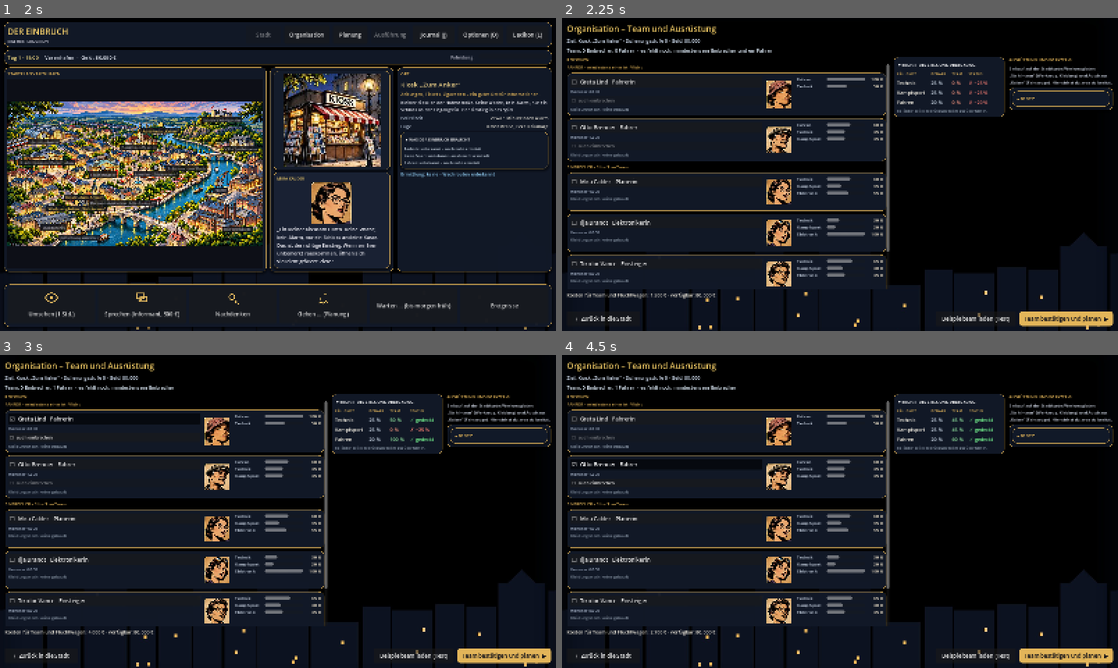
Above: before the commit, frames 1-4 (two rows, left to right).
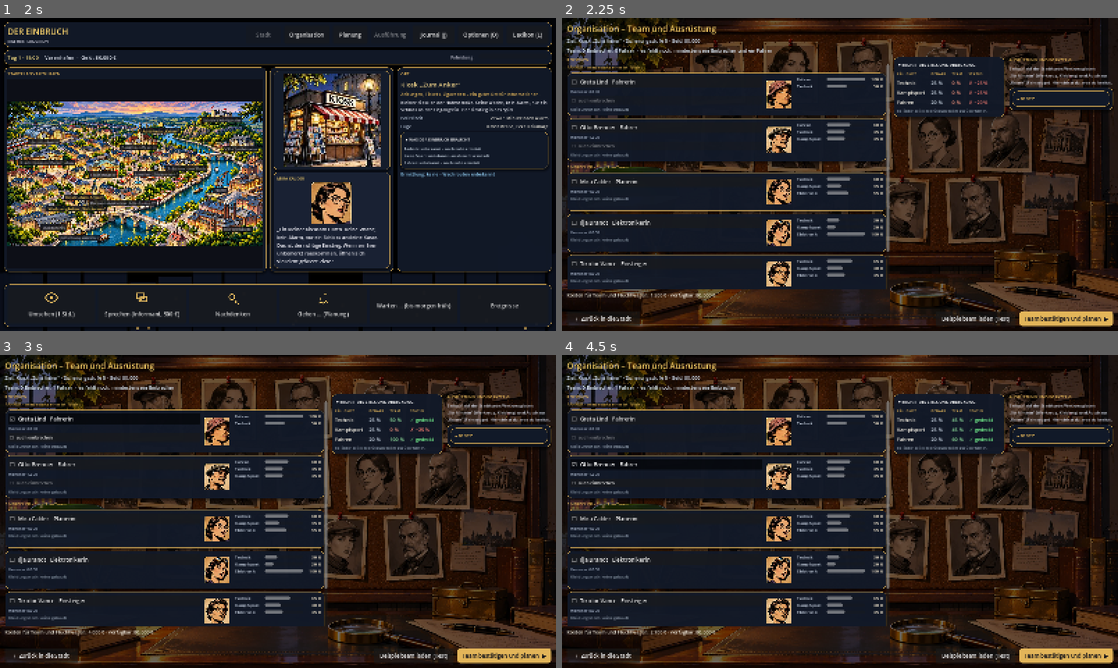
Above: after the commit, the same moments.

Repository: Martin1971-cloud/einbruch
Game: Godot game, scene res://scenes/main.tscn
The game is run twice, just before and just after one commit, with the same random seed, the same clock (stepped at 60 frames per second) and the same inputs.
Inputs:
- Up to frame 1 (2 s): click "Neues Spiel" at 0.5 s; click "Neues Spiel hier" at 1.25 s
- Up to frame 2 (2.25 s): click "Organisation" at 2 s
- Up to frame 3 (3 s): click "☐ Greta Lind Fahrerin" at 2.75 s
- Up to frame 4 (4.5 s): click "☑ Greta Lind Fahrerin" at 3.5 s; click "☐ Otto Brenner Fahrer" at 4.25 s

Frame 1 is identical in both runs. In frame 2, 42% of the frame differs, in the area x 0-100%, y 0-100%; in frame 3, 42%; in frame 4, 42%.

Commit message:
Hintergründe: Pinnwand bei der Personenauswahl, Büro hinter dem Grundriss
- Personenauswahl (Organisation) mit gedämpfter Pinnwand
- Grundriss: Büro-Bild im Hintergrund, außen kein Rasen mehr
- Bilder mit Import-Dateien

Co-Authored-By: Claude Haiku 5.5 <noreply@anthropic.com>
Claude-Session: https://claude.ai/code/session_01LKpSSULuighKXwyzAG3jU1

Diff:
--- a/godot/scripts/screens/organisation.gd
+++ b/godot/scripts/screens/organisation.gd
@@ -25,7 +25,9 @@
 
 func _ready() -> void:
 	set_anchors_preset(Control.PRESET_FULL_RECT)
-	add_child(UI.backdrop())
+	var bg := UI.backdrop("res://assets/art/bg_pinnwand.webp")
+	bg.modulate = Color(0.42, 0.42, 0.46)   # Pinnwand gedämpft, damit die Auswahl lesbar bleibt
+	add_child(bg)
 	# Auswahl aus dem Spielzustand übernehmen (oder neu anlegen). Die Dictionaries werden geteilt,
 	# damit jede Änderung sofort im Spielzustand steht und beim Zurückkehren erhalten bleibt.
 	if Game.org_selected.is_empty():
--- a/godot/scripts/screens/planner.gd
+++ b/godot/scripts/screens/planner.gd
@@ -186,6 +186,7 @@
 	head.add_child(_intel_label)
 	inner.add_child(head)
 	_grid = GridView.new()
+	_grid.backdrop = load("res://assets/art/bg_buero.webp")
 	_grid.cell_clicked.connect(_on_map_click)
 	_grid.point_clicked.connect(func(f: Vector2i) -> void: _click_fine = f)
 	_grid.describe = _describe
--- a/godot/scripts/ui/grid_view.gd
+++ b/godot/scripts/ui/grid_view.gd
@@ -9,6 +9,7 @@
 var selected_id := ""  # die gerade ausgewählte Person (wird markiert)
 var _door_swing := {}    # Öffnungsgrad der Türen (0 = zu, 1 = offen), für die weiche Bewegung
 var follow := false    # beim Abspielen der gewählten Person folgen (Verschieben beendet es)
+var backdrop: Texture2D = null  # Hintergrundbild hinter dem Grundriss (ersetzt den Rasen außen)
 var _tween: Tween
 const FOCUS_ZOOM := 2.0
 var show_end := true   # Türen und Vitrinen im Endzustand des Plans zeigen (nicht bei der Wiedergabe)
@@ -633,6 +634,12 @@
 	if target.is_empty():
 		return
 	_layout()
+	if backdrop != null:
+		# Bild füllt die Fläche (gleichmäßig skaliert, Mitte sichtbar), etwas abgedunkelt
+		var ts := backdrop.get_size()
+		var k := maxf(size.x / ts.x, size.y / ts.y)
+		var sz := ts * k
+		draw_texture_rect(backdrop, Rect2((size - sz) * 0.5, sz), false, Color(0.45, 0.45, 0.5))
 	var rows: Array = target.map
 	var frame := Rect2(_origin, Vector2(String(rows[0]).length() * _cw, rows.size() * _ch))
 	var fine: Dictionary = Sim.fine_spec(target) if target.has("fine") else {}
@@ -661,6 +668,8 @@
 					draw_rect(Rect2(r.position, Vector2(r.size.x, maxf(2.0, _cell * 0.12))), WALL_TOP)
 					draw_rect(Rect2(r.position + Vector2(0, r.size.y - _cell * 0.1), Vector2(r.size.x, _cell * 0.1)), WALL_SHADOW)
 				"o":
+					if backdrop != null:
+						continue   # außen kein Rasen: das Hintergrundbild bleibt sichtbar
 					_tile(r, "rasen", x, y)
 					var d := _hash(x, y)
 					if d > 0.6:
Binary file added: godot/assets/art/bg_buero.webp
Not shown, added: godot/assets/art/bg_buero.webp.import
Binary file added: godot/assets/art/bg_pinnwand.webp
Not shown, added: godot/assets/art/bg_pinnwand.webp.import
Not shown, added: godot/tests/profil_3d.gd.uid
Not shown, added: godot/tests/test_einfach.gd.uid
Not shown, added: godot/tests/test_fehlerbericht.gd.uid
Not shown, added: godot/tests/test_lokalisierung_auswertung.gd.uid
Not shown, added: godot/tests/test_lokalisierung_organisation.gd.uid
Not shown, added: godot/tests/test_lokalisierung_planung.gd.uid
Not shown, added: godot/tests/test_lokalisierung_protokoll.gd.uid
Not shown, added: godot/tests/test_lokalisierung_rest.gd.uid
(and 4 more such lines)
